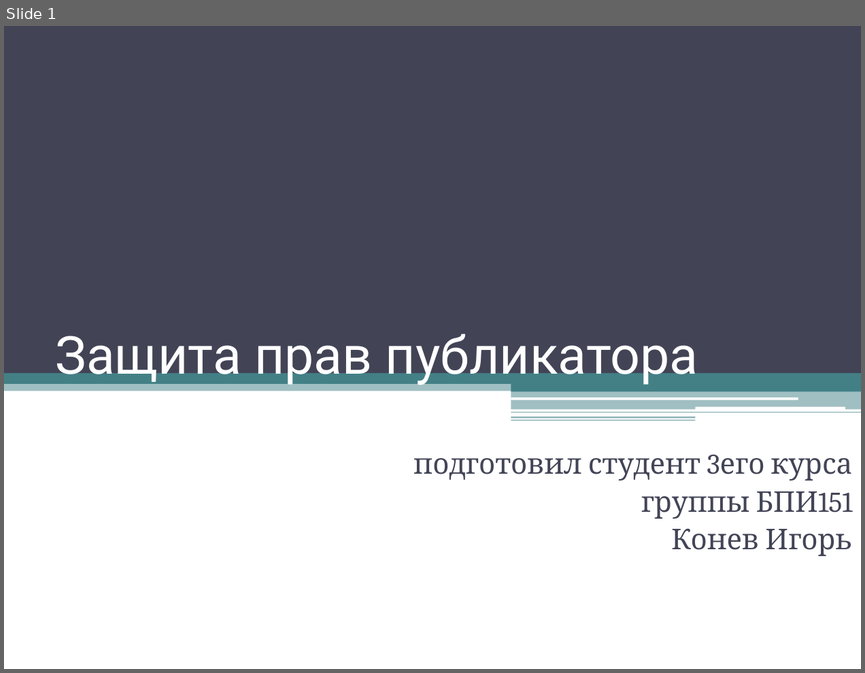
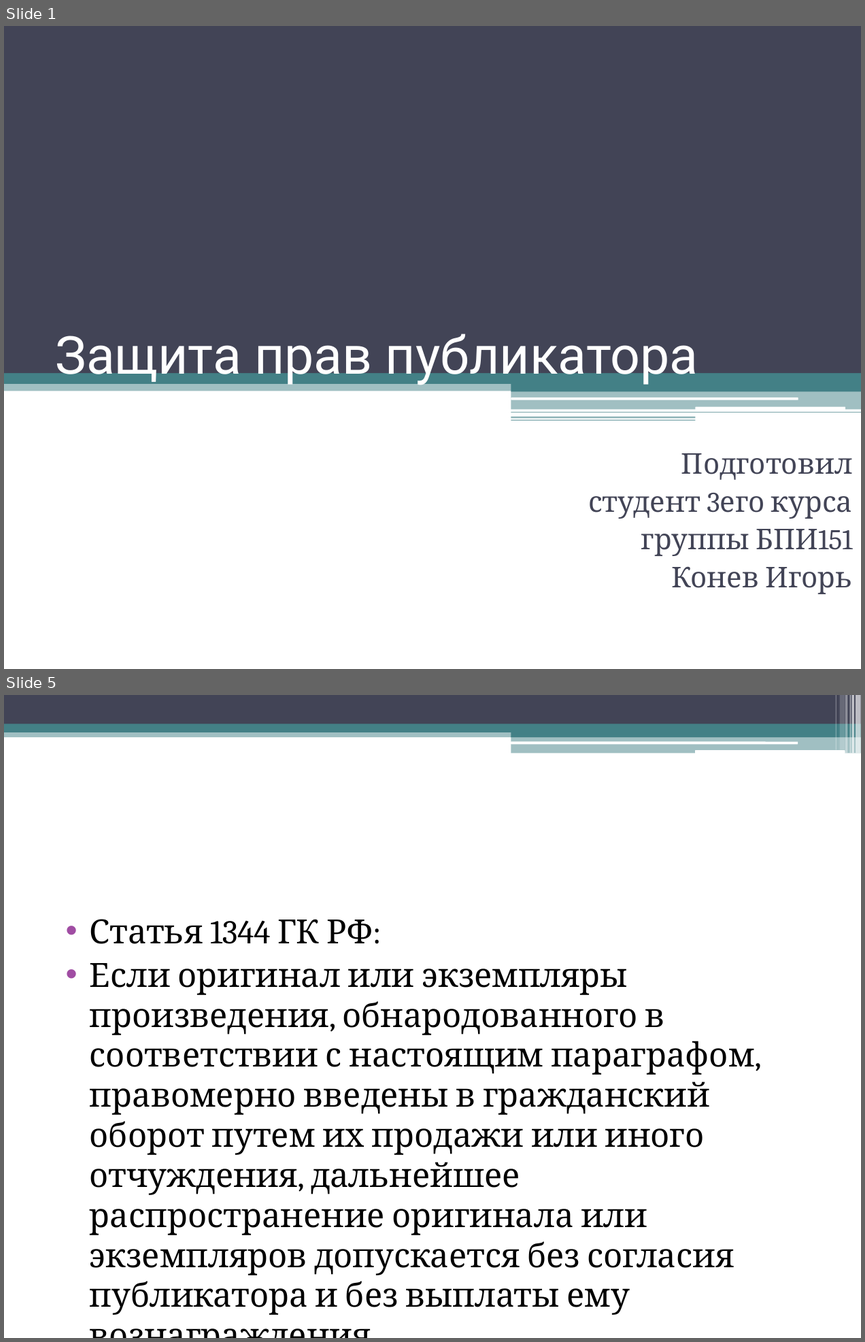
Before and after one commit to Mitsuhide777/PublisherRights, a slide deck: Защита прав публикатора.pptx. Shown one above the other, each under a label of ours: slide 1 before the commit, slides 1 and 5 after it; the slides between them are not shown. The pictures are 865x673 and 865x1342 pixels, drawn with LibreOffice and Linux fonts; fonts in the diff are those of the drawing. Boxes give left, top, right and bottom in pixels: in the first picture for what was removed or moved away, otherwise in the second. Text is boxed around its words. In the diff, an @@ line names an element or a change of style, - is before the commit and + after.

```diff
--- a/Защита прав публикатора.pptx
+++ b/Защита прав публикатора.pptx
@@ slide 5 added at box(4, 695, 861, 1338), background #FFFFFF @@
@@ rectangle added at box(4, 695, 861, 724), fill #424456 @@
@@ rectangle added at box(835, 695, 836, 750), fill #FFFFFF at 30% opacity @@
@@ rectangle added at box(839, 695, 844, 750), fill #FFFFFF at 20% opacity @@
@@ rectangle added at box(845, 695, 848, 753), fill #FFFFFF at 40% opacity @@
@@ rectangle added at box(850, 695, 851, 753), fill #FFFFFF at 60% opacity @@
@@ rectangle added at box(851, 695, 854, 753), fill #FFFFFF at 65% opacity @@
@@ rectangle added at box(855, 695, 861, 753), fill #FFFFFF at 65% opacity @@
@@ rectangle added at box(4, 729, 861, 737), fill #438086 at 50% opacity @@
@@ rectangle added at box(4, 724, 861, 732), fill #438086 @@
@@ rectangle added at box(511, 728, 861, 737), fill #438086 @@
@@ rounded rectangle added at box(511, 741, 798, 744), fill #FFFFFF @@
@@ rectangle added at box(511, 736, 861, 753), fill #438086 at 50% opacity @@
@@ rounded rectangle added at box(695, 750, 844, 753), fill #FFFFFF @@
@@ text added at box(90, 919, 755, 1314), 28 pt, text #000000 @@
+• Статья 1344 ГК РФ:
+• Если оригинал или экземпляры произведения, обнародованного в соответствии с настоящим параграфом, правомерно введены в гражданский оборот путем их продажи или иного отчуждения, дальнейшее распространение оригинала или экземпляров допускается без согласия публикатора и без выплаты ему вознаграждения.
@@ slide 1 changed as well @@
@@ subtitle at box(588, 453, 853, 518): text changed @@
-подготовил студент 3его курса
+Подготовил
+студент 3его курса
```
Also in this commit, not shown: 7 other slides added, 2 slides removed, 2 other files.
